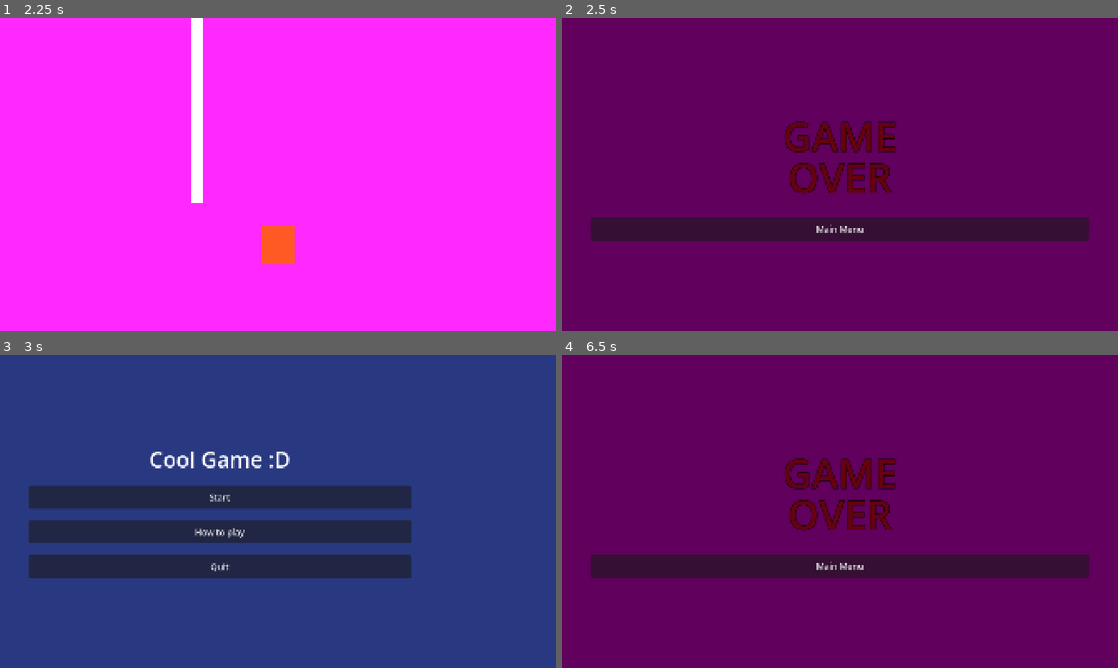
Above: before the commit, frames 1-4 (two rows, left to right).
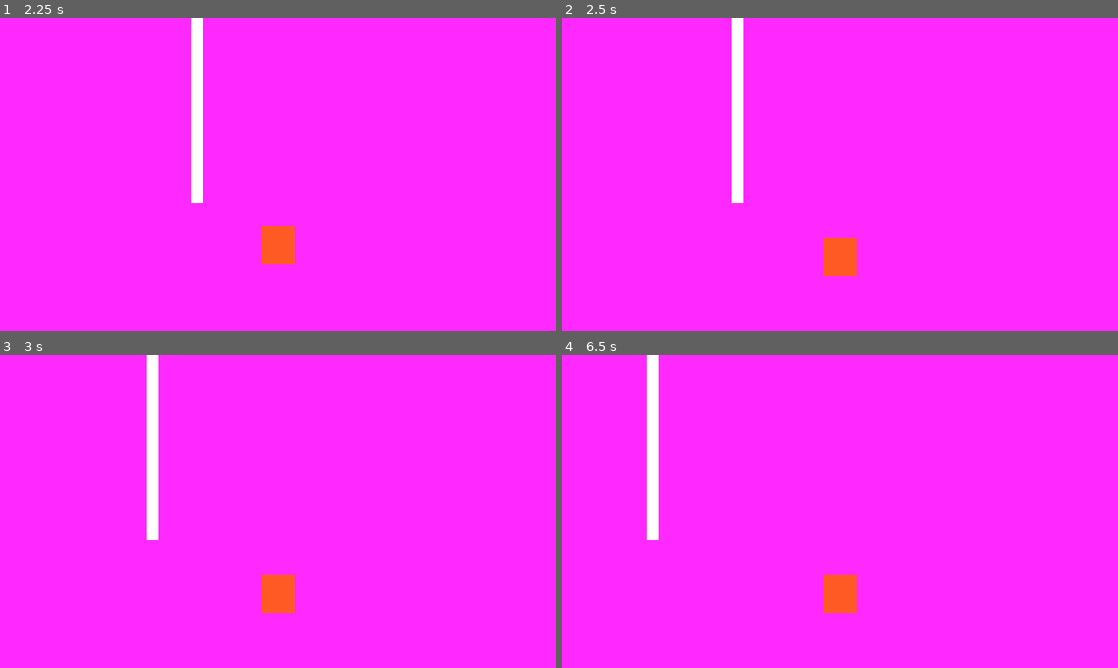
Above: after the commit, the same moments.

Repository: myryk31415/bimm-game-jam
Game: Godot game, scene res://scenes/main_menu.tscn
Two runs of this game, one before a commit and one after it. Both use one fixed random seed, a clock stepped at 60 frames per second and the inputs below.
Inputs (mouse positions are in pixels of both pictures, inside the frame that each line leads up to):
- Up to frame 1 (2.25 s): click "Start" at 0.5 s; tap Enter (ui_accept) at 1.25 s; hold Right (right) from 1.28 s (still down); tap Space (jump) at 1.52 s
- Up to frame 2 (2.5 s): keep holding Right (right); tap Space (jump) at 2.27 s
- Up to frame 3 (3 s): release Right (right) at 2.75 s; click (278, 564) at 2.75 s, where only the run before the commit has a clickable "Main Menu"
- Up to frame 4 (6.5 s): click (784, 495) at 3.5 s, where only the run before the commit has a clickable "Start"; tap Enter (ui_accept) at 4.25 s; hold Left (left) 4.28-5.03 s; hold Right (right) from 5.03 s (still down); tap Space (jump) at 5.27, 6.02 s

Frame 1 is identical in both runs. In frame 2, 100% of the frame differs, in the area x 0-100%, y 0-100%; in frame 3, 100%; in frame 4, 100%.

Commit message:
Make scenes loop for now
Signed-off-by: Paul Adam <adamp@posteo.de>

Diff:
--- a/scenes/level_1.gd
+++ b/scenes/level_1.gd
@@ -12,4 +12,7 @@
 
 
 func _on_player_end_level() -> void:
-	get_tree().change_scene_to_file("res://scenes/game_over.tscn")
+	reset()
+
+func reset():
+	get_tree().change_scene_to_file("res://scenes/" + get_tree().current_scene.name.to_snake_case() + ".tscn")
--- a/scenes/level_1.tscn
+++ b/scenes/level_1.tscn
@@ -29,6 +29,6 @@
 
 [node name="Level Boundaries" parent="." unique_id=1215968374 instance=ExtResource("2_bswci")]
 start = -50
-end = 500
+end = 1000
 
 [connection signal="end_level" from="Player" to="." method="_on_player_end_level"]
